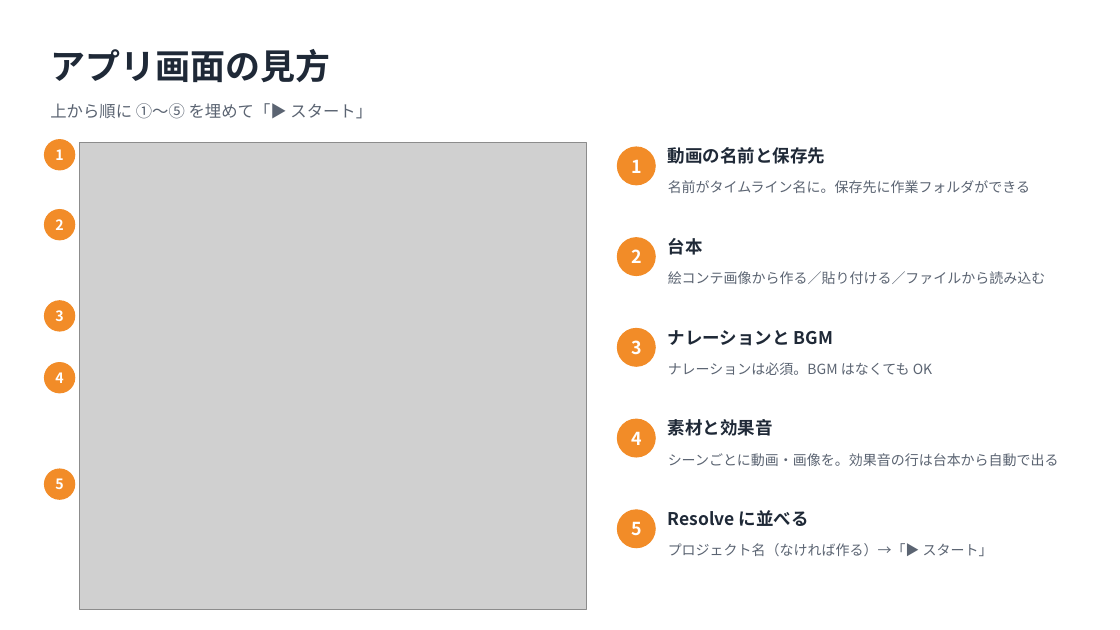
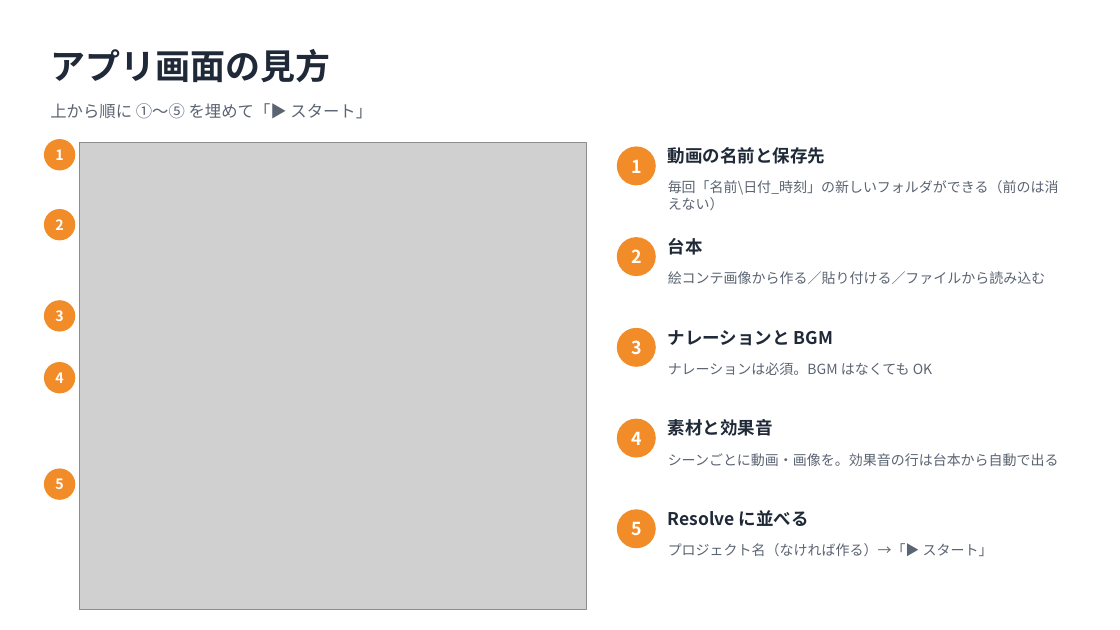
Before and after one commit to uru4848553-hub/my-first-project, a slide deck: slide 10 of 取扱説明書.pptx. Drawn at 1120x630 pixels with LibreOffice and Linux fonts; fonts in the diff are those of the drawing; grey boxes stand for pictures. Boxes give left, top, right and bottom in pixels: in the first picture for what was removed or moved away, otherwise in the second. Text is boxed around its words. In the diff, an @@ line names an element or a change of style, - is before the commit and + after.

```diff
--- a/取扱説明書.pptx
+++ b/取扱説明書.pptx
@@ text at box(668, 180, 1059, 210): text changed @@
-名前がタイムライン名に。保存先に作業フォルダができる
+毎回「名前\日付_時刻」の新しいフォルダができる（前のは消えない）
```
Also in this commit, not shown: 3 other slides changed, 1 slide added, 1 slide removed, 14 other files.
